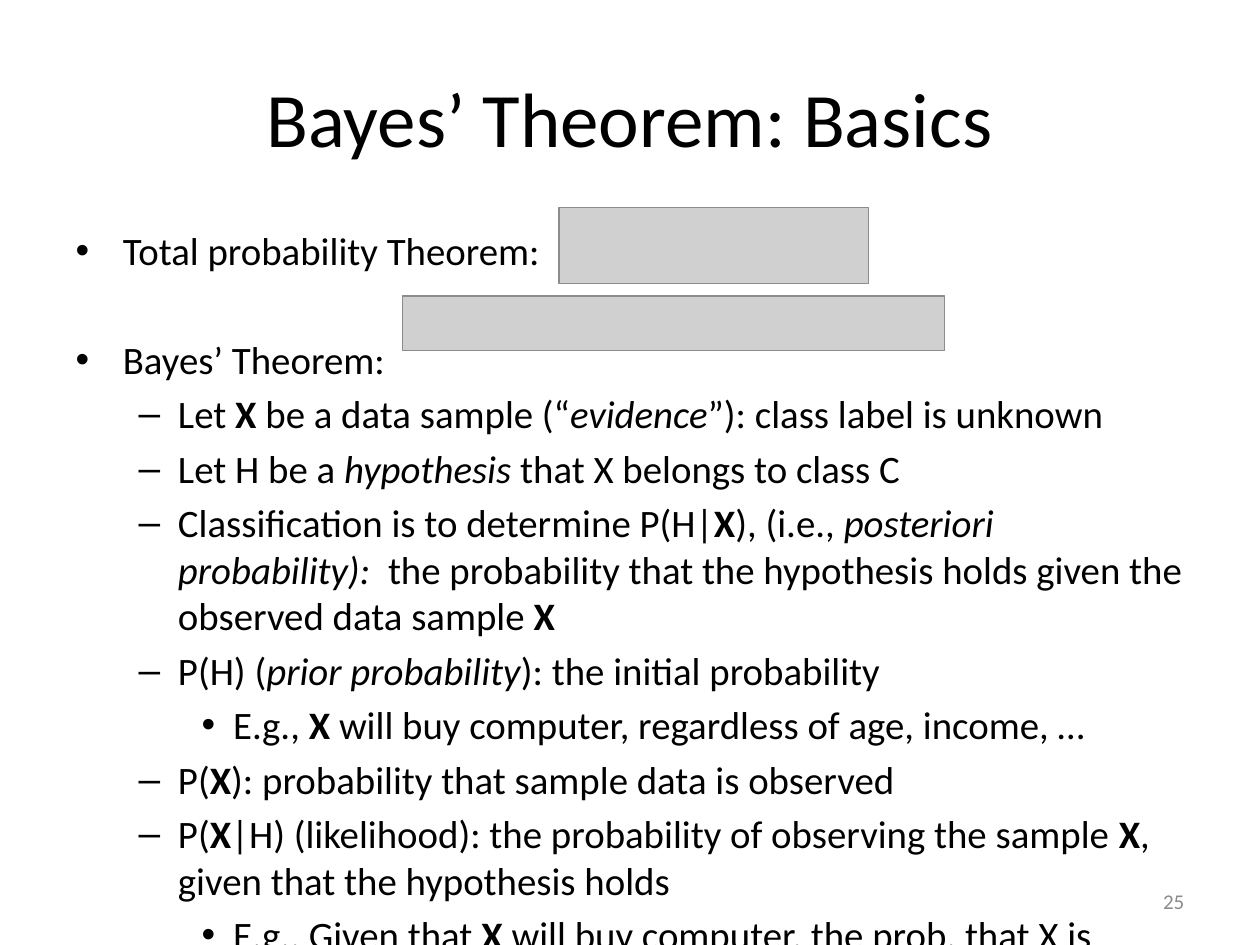
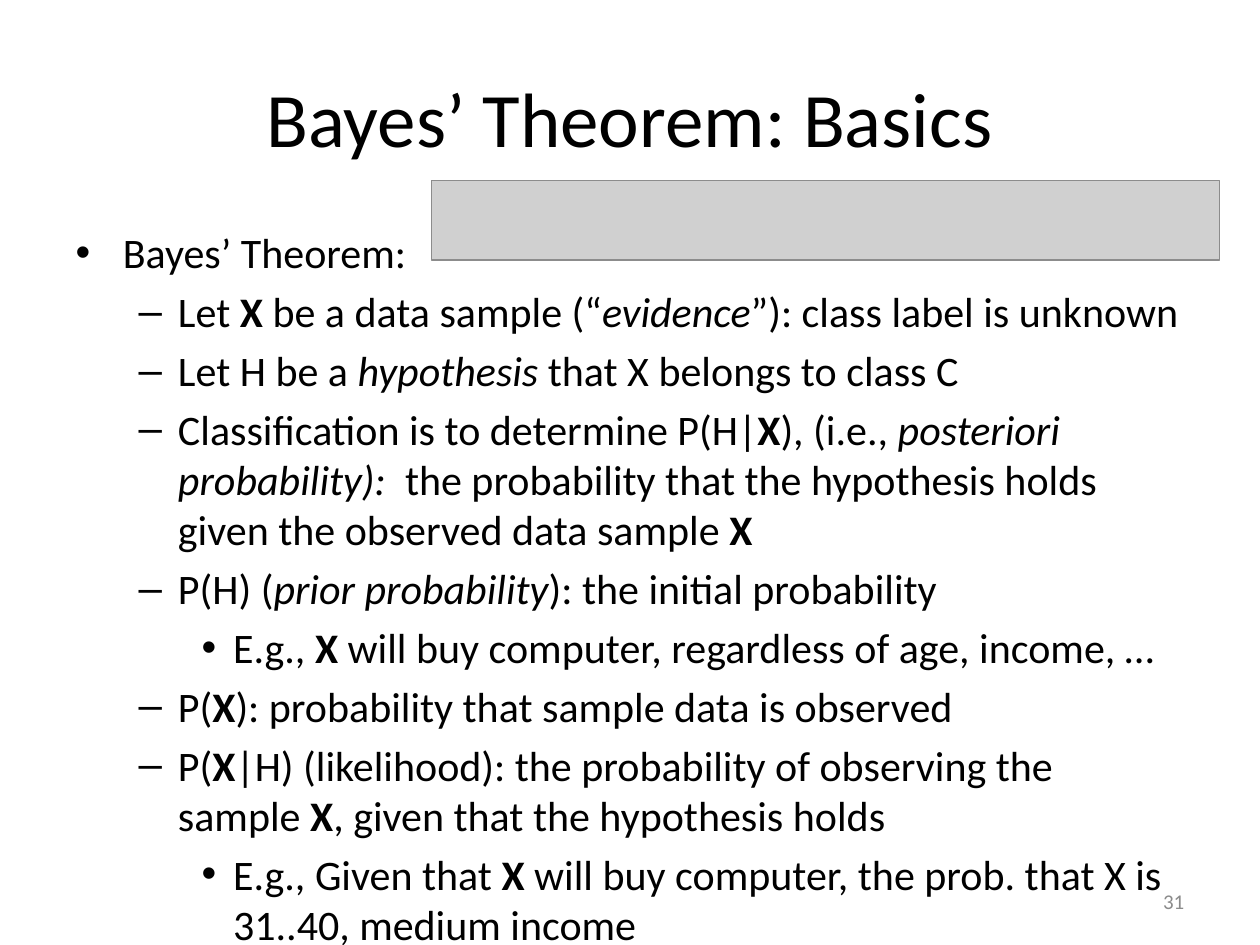
Before and after one commit to mjiang89/mjiang89.github.io, a slide deck: slide 31 of teaching/CS412Summer17-Chapter8.pptx (slide 25 before the commit). Drawn at 1260x945 pixels with LibreOffice and Linux fonts; fonts in the diff are those of the drawing; grey boxes stand for pictures. Boxes give left, top, right and bottom in pixels: in the first picture for what was removed or moved away, otherwise in the second. Text is boxed around its words. In the diff, an @@ line names an element or a change of style, - is before the commit and + after.

```diff
--- a/teaching/CS412Summer17-Chapter8.pptx
+++ b/teaching/CS412Summer17-Chapter8.pptx
@@ picture added at (432, 180, 1220, 260) @@
@@ picture removed at (559, 208, 869, 284) @@
@@ text "Bayes’ Theorem:" at (123, 238, 1178, 945): size 22.2 to 24 pt @@
@@ text at (123, 238, 540, 272): paragraph removed @@
-• Total probability Theorem:
@@ picture removed at (403, 296, 945, 352) @@
@@ page number at (1163, 895, 1184, 909): text changed @@
-25
+31
```
Also in this commit, not shown: 22 other slides changed, 6 slides added, 2 other files.
